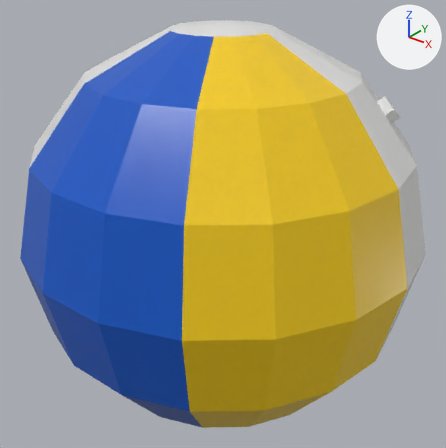
Two versions of the Blender file assets/models/src/beach-ball.blend, one commit apart.
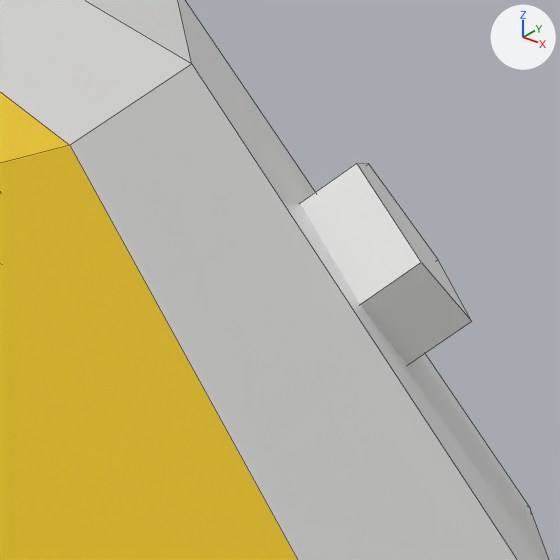
Old and new are each drawn whole from a camera (50 mm lens) standing at (0.3576, -0.4465, 0.2772) and looking at (0.0002, 0.0003, 0.0002) and again close up on the part from 75% to 93% of the width and 17% to 34% of the height. Arrows for +X, +Y and +Z are at upper right; the lights stay in place. The last two pictures show the newer version. The close-ups show mesh edges as thin lines.

Names of what the first close-up shows: 'BeachBall'.
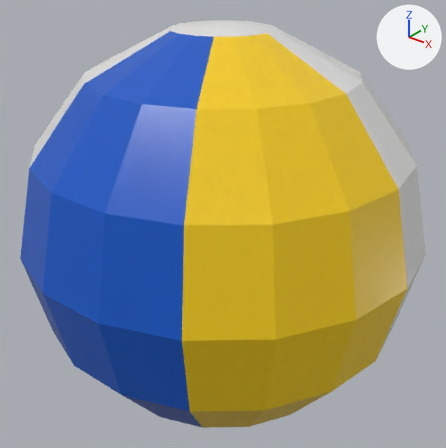
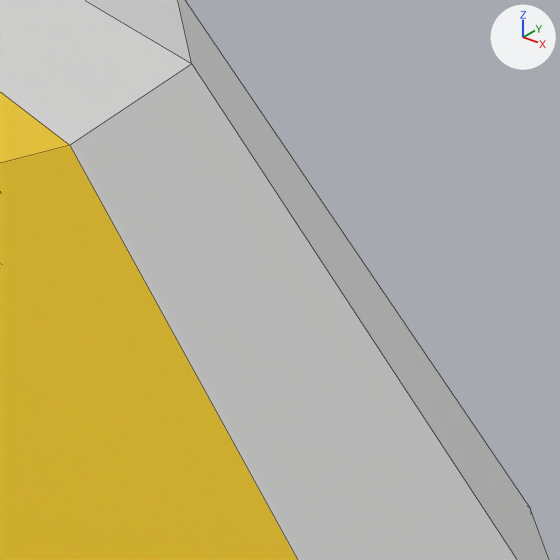
Pixel boxes (x1, y1, x2, y2) of what changed, in the close-ups (560 x 560 px):
part 1 of me_beachball, deleted: before (300, 163, 472, 364)

Patch to the scene script:
```diff
--- a/assets/models/src/beach-ball.blend.py
+++ b/assets/models/src/beach-ball.blend.py
@@ me_beachball @@
 # used by ob_beachball; location = (0.0, 0.0, 0.0)
-me_beachball.from_pydata(...)  # 138 vertices, 151 faces; spans x -0.2..0.2, y -0.197..0.197, z -0.2..0.2
+me_beachball.from_pydata(...)  # 128 vertices, 144 faces; spans x -0.2..0.2, y -0.197..0.197, z -0.2..0.2
+# me_beachball part 1: the loose piece of 10 vertices spanning x 0.11..0.143, y 0.058..0.089, z 0.106..0.139 is deleted
 me_beachball.materials.append(mat_ballwhite)
```
